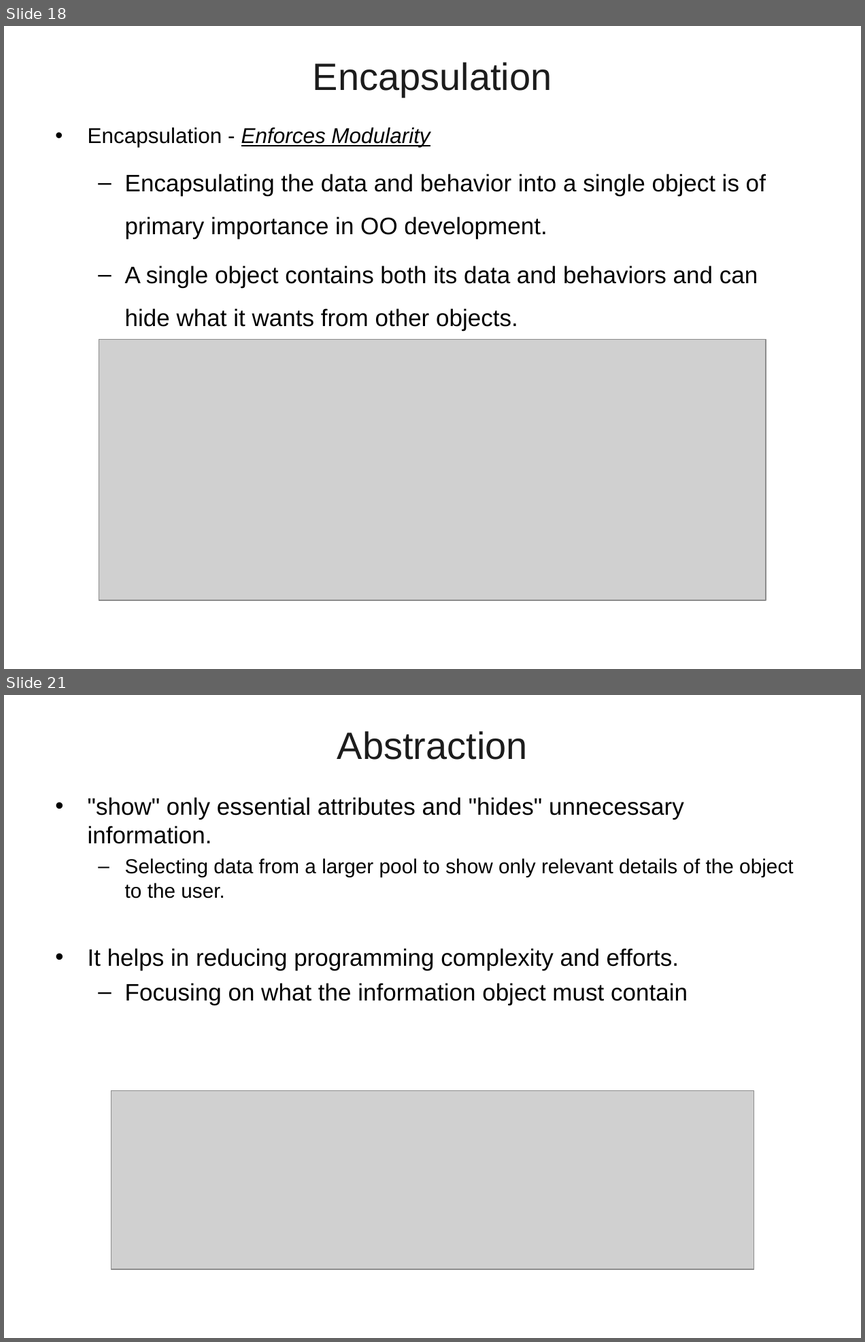
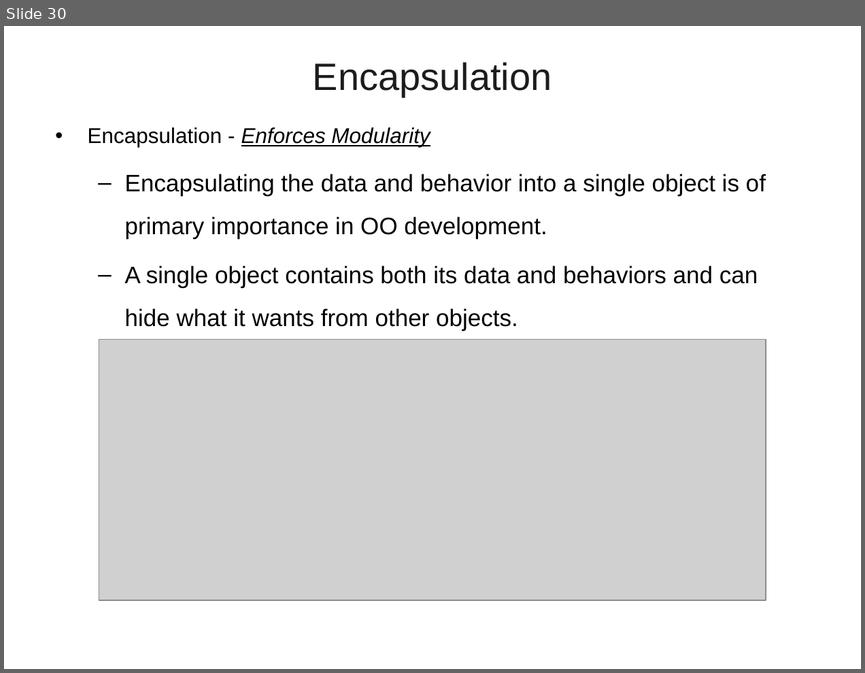
Before and after one commit to vatsanTraining/freshers_dec_2021, a slide deck: Java_Module_1_Excella.ppt. Shown one above the other, each under a label of ours: slides 18 and 21 before the commit, slide 30 after it; the slides between them are not shown. The pictures are 865x1342 and 865x673 pixels, drawn with LibreOffice and Linux fonts; fonts in the diff are those of the drawing; grey boxes stand for pictures; background and template pictures are left out. Boxes give left, top, right and bottom in pixels: in the first picture for what was removed or moved away, otherwise in the second. Text is boxed around its words. In the diff, an @@ line names an element or a change of style, - is before the commit and + after.

```diff
--- a/Java_Module_1_Excella.ppt
+++ b/Java_Module_1_Excella.ppt
@@ slide 21 removed at [4, 695, 861, 1338], background picture (left out) @@
@@ title removed at [337, 731, 528, 760] @@
-Abstraction
@@ text removed at [88, 797, 793, 1005] @@
-• "show" only essential attributes and "hides" unnecessary information.
-  – Selecting data from a larger pool to show only relevant details of the object to the user.
-• It helps in reducing programming complexity and efforts.
-  – Focusing on what the information object must contain
@@ picture removed at [111, 1091, 753, 1269] @@
@@ what was slide 18 is now slide 30 @@
```
Also in this commit, not shown: 2 slides changed, 2 slides added, 21 other slides removed.
